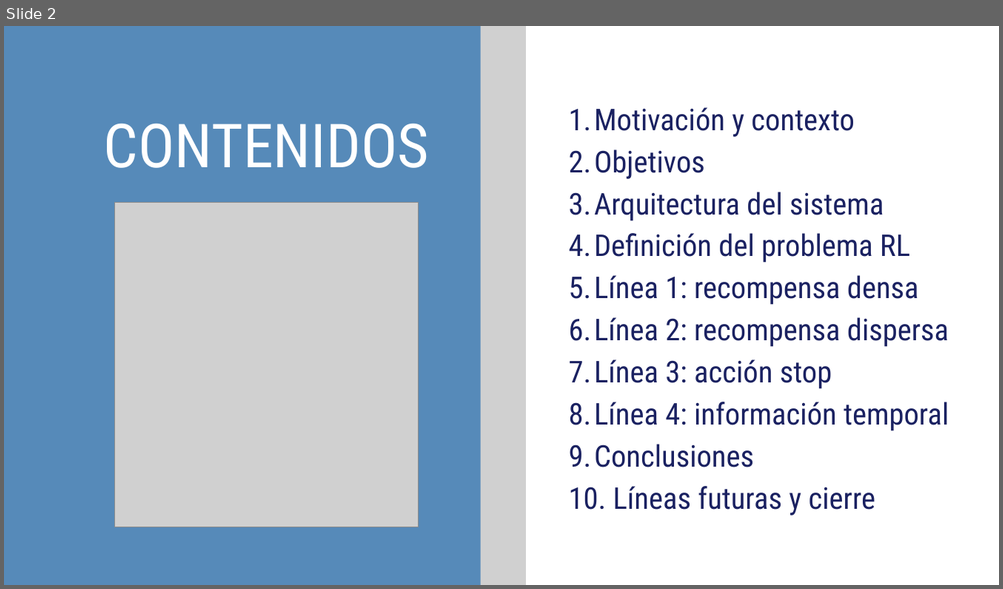
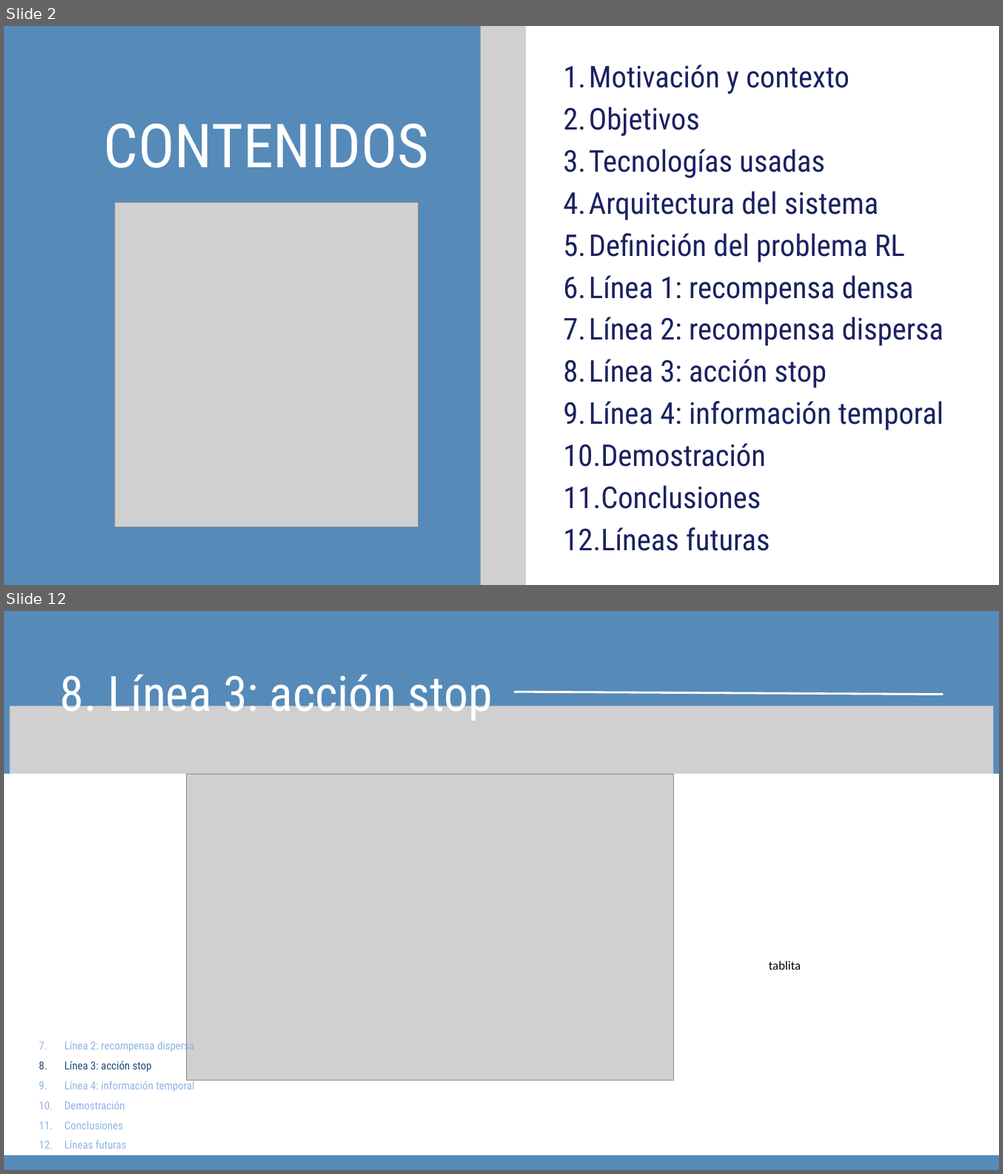
Before and after one commit to davidsolero/TFG-Coppelia-Reinforcement-Learning, a slide deck: redaccion/defensa/Presentación Trabajo Final Tesis Profesional Moderna Sencilla Azul .pptx. Shown one above the other, each under a label of ours: slide 2 before the commit, slides 2 and 12 after it; the slides between them are not shown. The pictures are 1003x589 and 1003x1174 pixels, drawn with LibreOffice and Linux fonts; fonts in the diff are those of the drawing; grey boxes stand for pictures. Boxes give left, top, right and bottom in pixels: in the first picture for what was removed or moved away, otherwise in the second. Text is boxed around its words. In the diff, an @@ line names an element or a change of style, - is before the commit and + after.

```diff
--- a/redaccion/defensa/Presentación Trabajo Final Tesis Profesional Moderna Sencilla Azul .pptx
+++ b/redaccion/defensa/Presentación Trabajo Final Tesis Profesional Moderna Sencilla Azul .pptx
@@ slide 12 added at <box>4,611,999,1170</box>, background #568AB9 @@
@@ text added at <box>60,674,492,723</box>, 70.3 pt, text #FFFFFF @@
+8. Línea 3: acción stop
@@ line added from (514, 692) to (943, 695), #FFFFFF 3 pt @@
@@ picture added at <box>9,706,993,795</box> @@
@@ freeform shape added at <box>4,774,999,1156</box>, fill #FFFFFF @@
@@ picture added at <box>187,774,674,1080</box> @@
@@ text added at <box>768,961,800,970</box>, 18 pt, text #000000 @@
+tablita
@@ text added at <box>65,1040,194,1149</box>, 16 pt, text #8EB4E3 @@
+  7. Línea 2: recompensa dispersa
+  8. Línea 3: acción stop
+  9. Línea 4: información temporal
+  10. Demostración
+  11. Conclusiones
+  12. Líneas futuras
@@ slide 2 changed as well @@
@@ freeform shape at <box>525,26,999,585</box>: outline redrawn @@
@@ text "Motivación y contexto": place and size @@
-text "Motivación y contexto" at <box>569,107,948,516</box>
+text "Motivación y contexto" at <box>563,64,943,551</box>
@@ text at <box>563,149,825,178</box>: paragraph added @@
+  3. Tecnologías usadas
@@ text at <box>563,443,765,467</box>: paragraph added @@
+  10. Demostración
@@ text at <box>563,528,770,551</box>: text changed @@
-  10. Líneas futuras y cierre
+  12. Líneas futuras
```
Also in this commit, not shown: 6 other slides changed, 11 other slides added, 8 slides removed.
